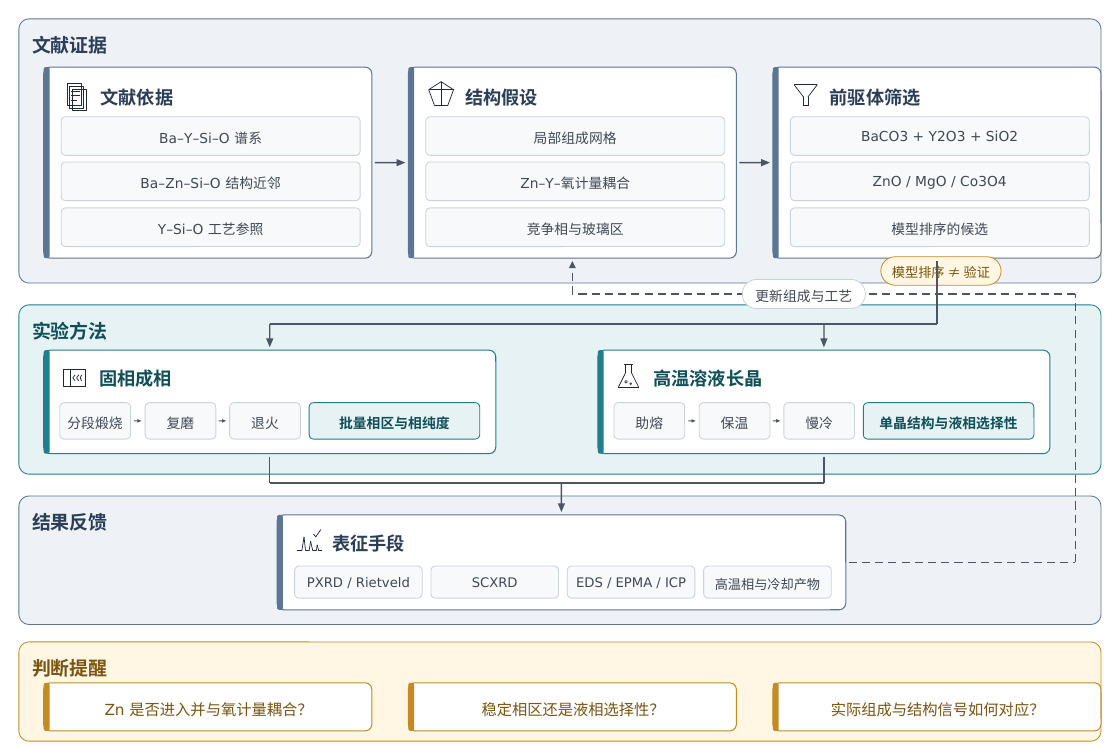
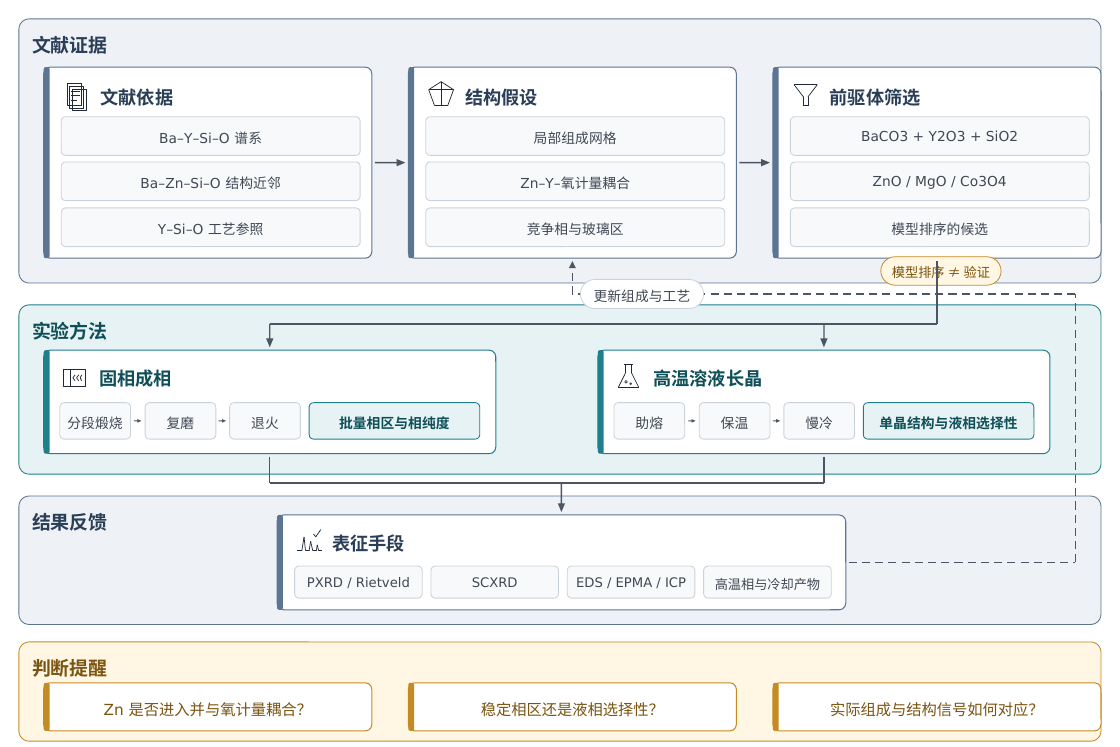
Before and after one commit to asimfish/goai-dashboard, a slide deck: slide 1 of media/figstudio/fig03_roadmap/fig03_research_roadmap_editable.pptx. Drawn at 1120x747 pixels with LibreOffice and Linux fonts; fonts in the diff are those of the drawing. Boxes give left, top, right and bottom in pixels: in the first picture for what was removed or moved away, otherwise in the second. Text is boxed around its words. In the diff, an @@ line names an element or a change of style, - is before the commit and + after.

```diff
--- a/media/figstudio/fig03_roadmap/fig03_research_roadmap_editable.pptx
+++ b/media/figstudio/fig03_roadmap/fig03_research_roadmap_editable.pptx
@@ rounded rectangle: place and size @@
-rounded rectangle at [743, 279, 866, 308]
+rounded rectangle at [581, 279, 704, 308]
@@ text "更新组成与工艺": place and size @@
-text "更新组成与工艺" at [755, 289, 852, 302]
+text "更新组成与工艺" at [594, 289, 691, 302]
```
Also in this commit, not shown: 55 other files.
